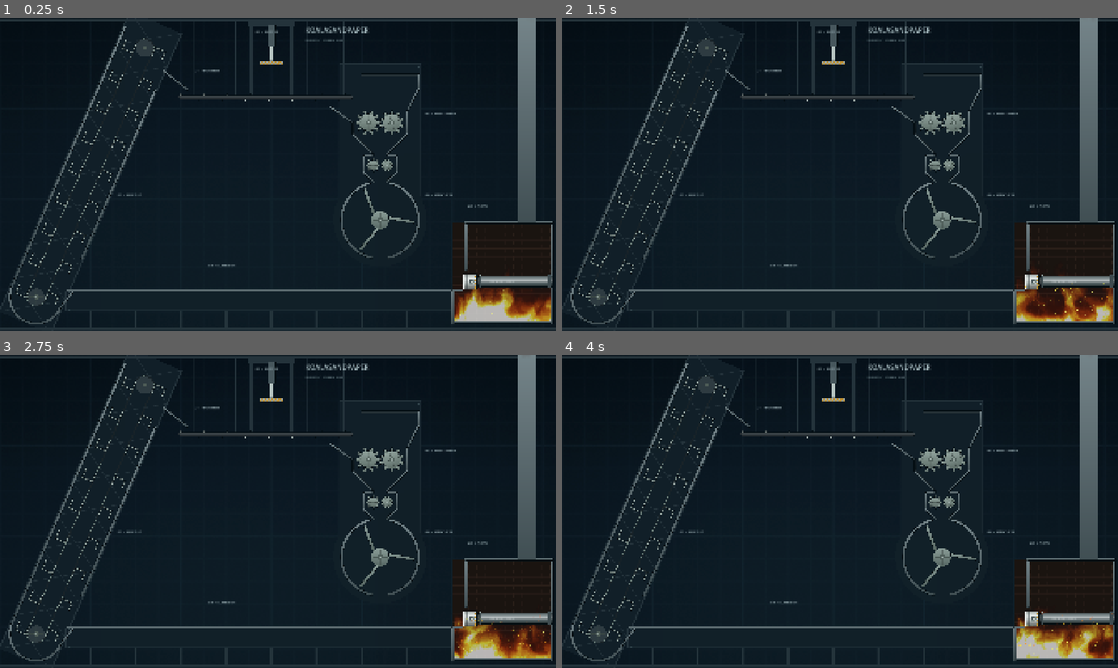
Above: before the commit, frames 1-4 (two rows, left to right).
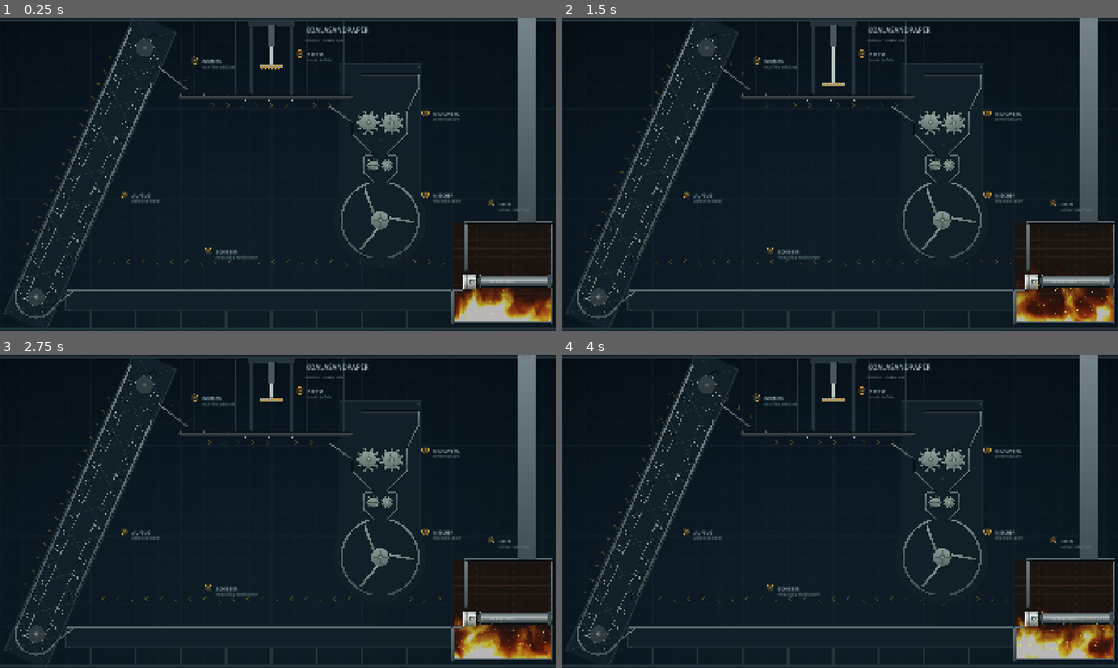
Above: after the commit, the same moments.

Repository: Shik3i/KoalaSandPaper
Game: Godot game, scene res://render/main.tscn
Same seed, same stepped clock (60 frames per second), same inputs: the game is played once before the commit and once after it.
Inputs:
- Up to frame 1 (0.25 s): no input
- Up to frame 2 (1.5 s): tap Enter at 0.5 s
- Up to frame 3 (2.75 s): no input
- Up to frame 4 (4 s): no input

The runs differ from the first frame. In frame 1, 2.9% of the frame differs, in the area x 0-94%, y 1-99%; in frame 2, 3.0%; in frame 3, 2.8%; in frame 4, 2.9%.
Error before the commit: Assertion failed: RenderingDevice unavailable (Compatibility renderer or --headless) (res://sim/solver.gd:68)
Error after the commit: Assertion failed: RenderingDevice unavailable (Compatibility renderer or --headless) (res://sim/solver.gd:72)

Commit message:
Local brittle fracture, hydraulic stamp press, small buckets, readability
- Breakage is local: grains under concentrated load chip off as sand;
  a squeezed body breaks only around its most loaded grain (crushed core
  to dust, one or two wedges off along a 20-35 deg shear crack), the rest
  stays whole; strength grows with sqrt(size); 0.2 s cool-down.
- Press is hydraulic with a pressure relief valve modelled on the GPU:
  force sensor on the plate, the plate holds during any step after one
  above the limit, the stroke returns at 70 % of it (stamp blow).
- Elevator: 33 small buckets (16x11 cm, every 40 cm) for a steady stream;
  chute and casing wall extended so the discharge cannot fall between.
- Readability: numbered station badges with one-line descriptions,
  drifting flow chevrons along the material path, fuller sand.
- Tools: shader caches dropped when a #include changes (Godot only
  re-imports a .glsl when its own checksum changes - earlier edits to
  common.glsli had silently run stale kernels).
- q_press test (one blow, damage must stay local).

All tests and both audits pass; T8: 0 clamps, 0 out-of-world.

Co-Authored-By: Claude Opus 5.5 <noreply@anthropic.com>

Diff:
--- a/godot/machine/factory.gd
+++ b/godot/machine/factory.gd
@@ -11,6 +11,8 @@
 
 const BELT_SPEED := 0.45
 const PRESS_X := 6.0
+## Press force limit in grain weights (a tetromino cracks at ~2000).
+const PRESS_FORCE := 2600.0
 const ROTOR_OMEGA := -0.8
 const OUTLET_HALF := 12.0  # deg, bottom outlet half aperture (35 cm)
 const OUTLET_A0 := 206.8  # side outlet (T5 mixer test geometry)
@@ -19,6 +21,9 @@
 const Y_A := 5.20
 const Y_FLOOR := 0.90
 const ELEV_SPEED := 0.5
+## Elevator buckets: outward width × depth (m) and spacing along the chain.
+const BUCKET_SIZE := Vector2(0.16, 0.11)
+const BUCKET_PITCH := 0.4
 ## Pusher head (car-piston sized: 32 × 34 cm), sweep period and telescopic stages.
 const PUSHER_HALF := Vector2(0.16, 0.17)
 const PUSHER_PERIOD := 18.0
@@ -47,8 +52,8 @@
 var elev_rs := 0.2
 var floor_x := Vector2(1.5, 10.2)
 var furnace := Rect2(10.0, 0.2, 2.2, 2.2)
-## Station label anchors (world m).
-var stations := {}
+## Station labels (see _init).
+var stations: Array[Dictionary] = []
 ## Map: "factory" (rotor mixer) or "galton" (Galton board with bins and a slide gate).
 var map := "factory"
 ## Galton map: x of the bin centres, bins' bottom/top, gate body.
@@ -71,11 +76,17 @@
 		rotor_body = build_bowl(self, bowl_c, bowl_r)
 	_pusher()
 	_furnace()
-	stations = {
-		"01 / FORMEN": Vector2(4.3, 5.75), "02 / PRESSE": Vector2(5.65, 6.6),
-		"03 / MAHLWERK": Vector2(9.4, 4.8), "04 / MISCHEN" if map != "galton" else "04 / GALTONBRETT": Vector2(9.4, 3.0),
-		"05 / SCHIEBER": Vector2(4.6, 1.45), "06 / OFEN": Vector2(10.35, 2.75), "07 / AUFZUG": Vector2(2.6, 3.0),
-	}
+	# Station labels: number, name, what happens there (anchor = label position).
+	stations = [
+		{"n": "01", "name": "FORMEN", "sub": "neue Teile aufs Band", "at": Vector2(4.3, 5.95)},
+		{"n": "02", "name": "PRESSE", "sub": "knackt die Teile", "at": Vector2(6.62, 6.1)},
+		{"n": "03", "name": "MAHLWERK", "sub": "zermahlt zu Sand", "at": Vector2(9.4, 4.8)},
+		{"n": "04", "name": "GALTONBRETT" if map == "galton" else "MISCHER",
+			"sub": "verteilt den Sand" if map == "galton" else "mischt die Farben", "at": Vector2(9.4, 3.0)},
+		{"n": "05", "name": "SCHIEBER", "sub": "halb zurück, halb ins Feuer", "at": Vector2(4.6, 1.75)},
+		{"n": "06", "name": "OFEN", "sub": "verbrennt den Sand", "at": Vector2(10.85, 2.8)},
+		{"n": "07", "name": "AUFZUG", "sub": "zurück nach oben", "at": Vector2(2.75, 3.0)},
+	]
 	update(0.0)
 
 
@@ -132,14 +143,19 @@
 	var t := elev_top
 	var rs := elev_rs
 	var l := chain_length(b, t, rs)
-	var n := int(l / 0.7)
+	# Many small buckets (≈ 600 grains each) close together: the pit is emptied in
+	# a steady stream, not in a few big gulps.
+	var n := int(l / BUCKET_PITCH)
+	var w := BUCKET_SIZE.x
+	var d := BUCKET_SIZE.y
+	var th := 0.01
 	for k in n:
 		var body := add_body(Vector2.ZERO, 0.0, "bucket")
 		chain_fixed(body, b, t, rs, -ELEV_SPEED, k * l / n)
 		# Local frame: +y = travel (mouth), -x = outside of the loop.
-		add_prim(body, BOX, [0.13, 0.012, 0.006], Vector2(-0.13, -0.21), 0.0, 1, 0, 0.0, "bucket")
-		add_prim(body, BOX, [0.012, 0.11, 0.006], Vector2(-0.012, -0.11), 0.0, 1, 0, 0.0, "bucket")
-		add_prim(body, BOX, [0.012, 0.11, 0.006], Vector2(-0.248, -0.11), 0.0, 1, 0, 0.0, "bucket")
+		add_prim(body, BOX, [w * 0.5, th, 0.005], Vector2(-w * 0.5, -d), 0.0, 1, 0, 0.0, "bucket")
+		add_prim(body, BOX, [th, d * 0.5, 0.005], Vector2(-th, -d * 0.5), 0.0, 1, 0, 0.0, "bucket")
+		add_prim(body, BOX, [th, d * 0.5, 0.005], Vector2(-w + th, -d * 0.5), 0.0, 1, 0, 0.0, "bucket")
 		buckets.append(body)
 	for c in [b, t]:
 		var sp := add_body(c, 0.0, "sprocket")
@@ -148,8 +164,8 @@
 	# Pit: arc under the boot sprocket from the -n side (156°) round to the +n side (336°).
 	var u := (t - b).normalized()
 	var nrm := Vector2(u.y, -u.x)
-	# Bucket corner radius around the sprocket: sqrt((rs + depth)² + length²), + 7.5 cm (5 cm clear of the 2.5 cm wall).
-	var pit := Vector2(rs + 0.26, 0.222).length() + 0.075
+	# Bucket corner radius around the sprocket: |(rs + width, depth + wall)|, + 7.5 cm (5 cm clear of the 2.5 cm wall).
+	var pit := Vector2(rs + w, d + th).length() + 0.075
 	add_arc(b, pit, 0.025, (-nrm).angle(), nrm.angle() + TAU)
 	# Feed plate (43°) from the floor end down into the pit, outside the bucket sweep.
 	var pit_end := b + nrm * pit
@@ -163,10 +179,12 @@
 	add_segment(left0, left0 + up * ((t - b).length() + 0.25), 0.025)
 	var right0 := b + nrm * pit
 	var s_lo := (1.6 - right0.y) / up.y
-	var s_hi := (5.3 - right0.y) / up.y
+	var s_hi := (5.45 - right0.y) / up.y
 	add_segment(right0 + up * s_lo, right0 + up * s_hi, 0.025)
-	# Head chute onto belt A (37°), ≥ 5 cm clear of the return-strand buckets and cleats.
-	add_segment(Vector2(3.62, 5.74), Vector2(4.15, 5.33), 0.02)
+	# Head chute onto belt A (37°), reaching back over the casing wall so the
+	# discharge of the small buckets cannot fall between them; clear of the
+	# return-strand buckets and the cleats (clearance audit).
+	add_segment(Vector2(3.5, 5.83), Vector2(4.15, 5.33), 0.02)
 	# Floor drain: spill that misses every machine is recycled (counted on sink 3).
 	add_sink(Vector2(0.0, -0.1), Vector2(WORLD.x, 0.12), 3)
 
@@ -191,11 +209,14 @@
 
 
 func _press() -> void:
-	# Head bottom travels from 5.87 down to 5.37 (17 cm above the belt): flat
-	# pieces pass, tall ones are crushed and shatter.
+	# Hydraulic press with a pressure relief valve: the head comes down (to 17 cm
+	# above the belt at most) until the resistance reaches PRESS_FORCE, enough to
+	# crack a whole piece, then rises again. Rubble that holds is left for the
+	# shredder; a kinematic (infinitely strong) press pulverised every fragment.
 	press_body = add_body(Vector2(PRESS_X, 5.92), 0.0, "press")
-	piston(press_body, Vector2(0.0, -1.0), 0.50, 3.3)
-	add_prim(press_body, BOX, [0.26, 0.05, 0.01], Vector2.ZERO, 0.0, 1, 0, 0.0, "piston")
+	hydraulic(press_body, Vector2(0.0, -1.0), 0.50, 3.3, 0.32, 0.5, PRESS_FORCE * SimConst.mass(SimConst.SAND_DENSITY) * SimConst.G, 0)
+	var pk := add_prim(press_body, BOX, [0.26, 0.05, 0.01], Vector2.ZERO, 0.0, 1, FLAG_SENSE, 0.0, "piston")
+	prims[pk].sink_id = 0
 	add_prim(press_body, BOX, [0.035, 0.3, 0.0], Vector2(0.0, 0.35), 0.0, 1, FLAG_VISUAL, 0.0, "rod")
 
 
@@ -359,6 +380,23 @@
 	return s
 
 
+## Material flow for the arrow overlay: polylines (world m) in flow direction.
+func flow_paths() -> Array[PackedVector2Array]:
+	var u := (elev_top - elev_bottom).normalized()
+	var nrm := Vector2(u.y, -u.x)
+	var side := elev_bottom - nrm * 0.62
+	var out: Array[PackedVector2Array] = [
+		PackedVector2Array([side + u * 0.6, side + u * ((elev_top - elev_bottom).length() - 0.3)]),
+		PackedVector2Array([Vector2(3.55, 6.0), Vector2(4.25, 5.47)]),
+		PackedVector2Array([Vector2(4.3, 4.98), Vector2(7.55, 4.98)]),
+		PackedVector2Array([Vector2(8.4, 4.32), Vector2(8.4, 3.95)]),
+		PackedVector2Array([bowl_c + Vector2(0.0, -bowl_r - 0.08), bowl_c + Vector2(0.0, -bowl_r - 0.33)]),
+		PackedVector2Array([Vector2(bowl_c.x - 0.35, 1.52), Vector2(floor_x.x + 0.4, 1.52)]),
+		PackedVector2Array([Vector2(bowl_c.x + 0.35, 1.52), Vector2(floor_x.y - 0.1, 1.52)]),
+	]
+	return out
+
+
 ## Machine poses at t, then the ram rod collider stretched from the head's back
 ## face to the barrel mouth (+1 cm into each so there is no seam).
 func update(t: float) -> void:
--- a/godot/machine/machine.gd
+++ b/godot/machine/machine.gd
@@ -12,6 +12,8 @@
 const FLAG_VISUAL := 4
 ## Heat zone: grains inside heat up (glow) and burn (removed, counted on sink_id) when hot.
 const FLAG_HEAT := 8
+## Contact forces on this prim are summed into force sensor `sink_id` (GpuSolver.sensors).
+const FLAG_SENSE := 16
 const MU := Vector2(0.6249, 0.6249)
 ## Coarse collider grid (CPU-built per frame): cell size and max prims per cell.
 const PCELL := 0.2
@@ -57,6 +59,48 @@
 ## a ≠ 0 makes it run slower on one side (|a| < 1 keeps it moving).
 func piston_swept(body: int, axis: Vector2, stroke: float, period: float, a: float) -> void:
 	bodies[body].motion = {"kind": "swept", "axis": axis.normalized(), "stroke": stroke, "period": period, "a": a}
+
+
+## Force-limited hydraulic stroke (pressure relief valve): every `period` s the
+## body travels along `axis` at v_down until it reaches `stroke` or the force on
+## its FLAG_SENSE prims (sensor `sensor`) exceeds f_max, then returns at v_up.
+## Stateful, advanced by drive(); pose() falls back to a plain piston of the same
+## stroke when undriven (audits sample arbitrary times).
+func hydraulic(body: int, axis: Vector2, stroke: float, period: float, v_down: float, v_up: float,
+		f_max: float, sensor: int) -> void:
+	bodies[body].motion = {"kind": "hydraulic", "axis": axis.normalized(), "stroke": stroke, "period": period,
+		"v_down": v_down, "v_up": v_up, "f_max": f_max, "sensor": sensor, "driven": false, "y": 0.0, "vy": 0.0,
+		"state": 0, "cycle": -1, "stalls": 0}
+
+
+## Advances stateful drives by dt at time t with the solver's sensor forces
+## (force on the grains, so the machine feels the opposite).
+func drive(dt: float, t: float, sensors: Array) -> void:
+	for b in bodies:
+		var m: Dictionary = b.motion
+		if m.kind != "hydraulic":
+			continue
+		m.driven = true
+		var cycle := floori(t / m.period)
+		if cycle != m.cycle:
+			m.cycle = cycle
+			m.state = 1
+		var load: float = (sensors[m.sensor] as Vector2).dot(m.axis)
+		m.max_load = maxf(m.get("max_load", 0.0), load)
+		m.vy = 0.0
+		if m.state == 1:
+			m.vy = m.v_down
+			# Return once the load approaches the limit (the GPU holds the head at
+			# the limit meanwhile): a stamp blow, not a grind.
+			if m.y >= m.stroke or load > 0.7 * m.f_max:
+				m.state = 2
+				m.stalls += int(load > 0.7 * m.f_max)
+		if m.state == 2:
+			m.vy = -m.v_up
+			if m.y <= 0.0:
+				m.state = 0
+				m.vy = 0.0
+		m.y = clampf(m.y + m.vy * dt, 0.0, m.stroke)
 
 
 ## Telescopic stage: pose = anchor + (target pose + target_off - anchor) * f + off.
@@ -268,6 +312,11 @@
 		"loop":
 			var lp := loop_pose(m.p0, m.p1, m.rr, m.s0 + m.speed * t)
 			return [lp[0], b.home_angle + lp[1]]
+		"hydraulic":
+			if m.driven:
+				return [b.home + m.axis * m.y, b.home_angle]
+			var hp: float = TAU * t / m.period
+			return [b.home + m.axis * m.stroke * (1.0 - cos(hp)) * 0.5, b.home_angle]
 		"follow":
 			var tp: Vector2 = pose(bodies[m.target], t)[0] + m.target_off
 			return [m.anchor + (tp - m.anchor) * m.f + m.off, b.home_angle]
@@ -289,6 +338,9 @@
 		var dt := (t + e) - maxf(t - e, 0.0)
 		b.vel = (p1[0] - p0[0]) / dt
 		b.omega = wrapf(p1[1] - p0[1], -PI, PI) / dt
+	for b in bodies:
+		if b.motion.kind == "hydraulic" and b.motion.driven:
+			b.vel = b.motion.axis * b.motion.vy
 
 
 ## World transform of a body at the current time.
@@ -299,7 +351,24 @@
 func pack_bodies() -> PackedFloat32Array:
 	var f := PackedFloat32Array()
 	for b in bodies:
-		f.append_array([b.pos.x, b.pos.y, b.angle, 0.0, b.vel.x, b.vel.y, b.omega, 0.0])
+		# w: force-sensor id + 1 for force-limited (hydraulic) bodies (colliders.glsli).
+		var sense: float = b.motion.sensor + 1.0 if b.motion.kind == "hydraulic" else 0.0
+		f.append_array([b.pos.x, b.pos.y, b.angle, sense, b.vel.x, b.vel.y, b.omega, 0.0])
+	return f
+
+
+## Per sensor (4): axis.xy, force limit, commanded speed along the axis.
+func pack_sensors() -> PackedFloat32Array:
+	var f := PackedFloat32Array()
+	f.resize(16)
+	for b in bodies:
+		var m: Dictionary = b.motion
+		if m.kind == "hydraulic":
+			var o: int = 4 * m.sensor
+			f[o] = m.axis.x
+			f[o + 1] = m.axis.y
+			f[o + 2] = m.f_max
+			f[o + 3] = m.vy if m.driven else 0.0
 	return f
 
 
@@ -402,7 +471,7 @@
 	var g := pack_grid(SimConst.DT)
 	if _prim_bytes.size() != prims.size() * 64:
 		_prim_bytes = pack_prims()
-	solver.set_colliders(pack_bodies(), _prim_bytes, g, grid_dims(), bounds)
+	solver.set_colliders(pack_bodies(), _prim_bytes, g, grid_dims(), bounds, pack_sensors())
 
 
 ## CPU mirror of colliders.glsli prim_sdf (spawn placement, tests).
--- a/godot/render/backdrop.gd
+++ b/godot/render/backdrop.gd
@@ -20,8 +20,8 @@
 	# Elevator casing: a band along the incline behind the chain.
 	var u := (f.elev_top - f.elev_bottom).normalized()
 	var n := Vector2(u.y, -u.x)
-	# Behind the casing walls (pit radius 0.58 m from the chain centre line).
-	var w := 0.62
+	# Behind the casing walls (pit radius from the chain centre line + margin).
+	var w := Vector2(f.elev_rs + Factory.BUCKET_SIZE.x, Factory.BUCKET_SIZE.y + 0.01).length() + 0.12
 	var a := f.elev_bottom - u * 0.62
 	var b := f.elev_top + u * 0.62
 	_poly([a - n * w, a + n * w, b + n * w, b - n * w], PANEL)
--- /dev/null
+++ b/godot/render/flow.gd
@@ -0,0 +1,51 @@
+class_name FlowArrows
+extends Node2D
+## Faint chevrons drifting along the material path (Factory.flow_paths), so the
+## loop reads at a glance on a wallpaper. No physics.
+
+const COLOR := Color(0.88, 0.66, 0.23, 0.32)
+const SPACING := 0.32
+const SPEED := 0.35
+
+var factory: Factory
+var px_per_m := 100.0
+var world_h := 1.0
+var _paths: Array[PackedVector2Array] = []
+var _t := 0.0
+
+
+func _ready() -> void:
+	_paths = factory.flow_paths()
+
+
+func _process(delta: float) -> void:
+	_t += delta
+	queue_redraw()
+
+
+func to_px(p: Vector2) -> Vector2:
+	return Vector2(p.x, world_h - p.y) * px_per_m
+
+
+func _draw() -> void:
+	var size := 0.06
+	var w := maxf(1.5, 0.012 * px_per_m)
+	for path in _paths:
+		var a := path[0]
+		var b := path[path.size() - 1]
+		var l := a.distance_to(b)
+		var d := (b - a) / l
+		var n := Vector2(-d.y, d.x)
+		var s := fposmod(_t * SPEED, SPACING)
+		while s < l:
+			# Fade in and out at the ends of each path.
+			var fade := clampf(minf(s, l - s) / 0.25, 0.0, 1.0)
+			var c := Color(COLOR, COLOR.a * fade)
+			var p := a + d * s
+			_ci_chevron(p, d, n, size, c, w)
+			s += SPACING
+
+
+func _ci_chevron(p: Vector2, d: Vector2, n: Vector2, size: float, c: Color, w: float) -> void:
+	var tip := to_px(p + d * size * 0.5)
+	draw_polyline(PackedVector2Array([to_px(p - d * size * 0.5 + n * size), tip, to_px(p - d * size * 0.5 - n * size)]), c, w, true)
--- a/godot/render/hud.gd
+++ b/godot/render/hud.gd
@@ -26,11 +26,12 @@
 	add_child(root)
 	_label(root, "KOALASANDPAPER", Vector2(6.75, 6.64), 0.16, INK)
 	_label(root, "KINETIC STUDY 001", Vector2(6.75, 6.42), 0.09, DIM)
-	var lines := Lines.new()
-	lines.hud = self
-	root.add_child(lines)
-	for k in f.stations:
-		_label(root, k, f.stations[k], 0.095, INK)
+	var badges := Badges.new()
+	badges.hud = self
+	root.add_child(badges)
+	for st in f.stations:
+		_label(root, st.name, st.at + Vector2(0.17, 0.0), 0.105, INK)
+		_label(root, st.sub, st.at + Vector2(0.17, -0.13), 0.072, DIM)
 	_burned = _label(root, "", Vector2(9.55, 6.62), 0.095, ACCENT)
 	_active = _label(root, "", Vector2(9.55, 6.44), 0.095, INK)
 	_lift = _label(root, "", Vector2(9.55, 6.26), 0.095, DIM)
@@ -79,12 +80,18 @@
 	return s + out
 
 
-class Lines:
+class Badges:
 	extends Control
-	## Thin leader ticks under each station label.
+	## Station number in a ring left of each label.
 	var hud: Hud
 
 	func _draw() -> void:
-		for k in hud.factory.stations:
-			var p: Vector2 = hud.to_px(hud.factory.stations[k]) + Vector2(0, 0.025 * hud.ppm)
-			draw_line(p, p + Vector2(0.55 * hud.ppm, 0), Hud.ACCENT.darkened(0.3), maxf(1.0, 0.006 * hud.ppm))
+		var font := ThemeDB.fallback_font
+		var r := 0.075 * hud.ppm
+		for st in hud.factory.stations:
+			var c: Vector2 = hud.to_px(st.at + Vector2(0.0, 0.02))
+			draw_circle(c, r, Color(Hud.ACCENT, 0.16))
+			draw_arc(c, r, 0.0, TAU, 32, Hud.ACCENT, maxf(1.0, 0.008 * hud.ppm), true)
+			var fs := int(maxf(8.0, 0.07 * hud.ppm))
+			var w := font.get_string_size(st.n, HORIZONTAL_ALIGNMENT_LEFT, -1, fs).x
+			draw_string(font, c + Vector2(-w * 0.5, fs * 0.35), st.n, HORIZONTAL_ALIGNMENT_LEFT, -1, fs, Hud.ACCENT)
--- a/godot/render/main.gd
+++ b/godot/render/main.gd
@@ -123,6 +123,7 @@
 			_spawn_piece()
 		next_piece += PIECE_PERIOD
 	var c0 := Time.get_ticks_usec()
+	factory.drive(SimConst.DT, t, solver.sensors)
 	factory.update(t)
 	factory.upload(solver)
 	solver.active_n = maxi(pool.high_water, 1)
@@ -214,6 +215,13 @@
 	_add(view, "view")
 	view.bind(solver, ppm)
 
+	var flow := FlowArrows.new()
+	flow.factory = factory
+	flow.px_per_m = ppm
+	flow.world_h = Factory.WORLD.y
+	flow.z_index = 15
+	_add(flow, "flow")
+
 	var front := MachineView.new()
 	front.machine = factory
 	front.px_per_m = ppm
--- a/godot/render/particles.gdshader
+++ b/godot/render/particles.gdshader
@@ -37,6 +37,8 @@
 	// Grains of rigid pieces/chunks are drawn larger and flat (fragment()): they
 	// merge into one solid body instead of a lattice of shaded balls (moiré).
 	if (kind == 4u) radius_px *= 1.5;
+	// Sand a little fuller than its contact radius: heaps read as masses, not dots.
+	else radius_px *= 1.15;
 	if (shadow) {
 		c += vec2(0.45, 0.6) * radius_px;
 		radius_px *= 1.35;
--- a/godot/sim/solver.gd
+++ b/godot/sim/solver.gd
@@ -61,6 +61,10 @@
 ## Contact history buffer read this step (0: hist_a → hist_b, 1: reverse).
 var _hist := 0
 var _n_blocks := 0
+## Mean contact force per step on the grains touching each sensor prim, from the
+## last finished frame (async readback, 1-2 frames old).
+var sensors: Array[Vector2] = [Vector2.ZERO, Vector2.ZERO, Vector2.ZERO, Vector2.ZERO]
+var _sense_pending := false
 
 
 func setup(cap: int, world_size: Vector2, materials: Array = SimConst.MATERIALS) -> void:
@@ -85,7 +89,7 @@
 	_sbuf("body_of", cap * 4, none.to_byte_array())
 	# Bodies: two halves (see body_now in common.glsli); force accumulators: three slots.
 	_sbuf("rb", 2 * MAX_PIECES * BODIES_PER_PIECE * 64)
-	_sbuf("acc", 3 * MAX_PIECES * BODIES_PER_PIECE * ACC_STRIDE * 4)
+	_sbuf("acc", (3 * MAX_PIECES * BODIES_PER_PIECE * ACC_STRIDE + 64) * 4)
 	_sbuf("pieces", MAX_PIECES * 16)
 	_sbuf("plist", MAX_PIECES * MAX_PIECE_GRAINS * 4)
 	_sbuf("stage", MAX_PIECE_GRAINS * 32)
@@ -136,6 +140,10 @@
 		_shaders.append(shader)
 		_pipe[k] = rd.compute_pipeline_create(shader)
 		_set[k] = [_make_set(shader, "a", "b"), _make_set(shader, "b", "a")]
+
+
+func _sense_offset() -> int:
+	return 3 * MAX_PIECES * BODIES_PER_PIECE * ACC_STRIDE * 4
 
 
 ## Stiffness from the contact duration: two reference grains (m_eff = m/2)
@@ -247,7 +255,9 @@
 ## Machine colliders: bodies = 8 floats each, prims = 64 bytes each (see colliders.glsli),
 ## grid = coarse collider grid (Machine.pack_grid) of `dims` cells.
 func set_colliders(bodies: PackedFloat32Array, prims: PackedByteArray, grid: PackedInt32Array, dims: Vector2i,
-		bounds: PackedFloat32Array) -> void:
+		bounds: PackedFloat32Array, sensor_cfg := PackedFloat32Array()) -> void:
+	if sensor_cfg.size() == 16:
+		rd.buffer_update(_buf.acc, _sense_offset() + 48 * 4, 64, sensor_cfg.to_byte_array())
 	assert(bodies.size() <= MAX_BODIES * 8 and prims.size() <= MAX_PRIMS * 64)
 	assert(dims == pgrid_dims, "machine.world must match the solver world")
 	rd.buffer_update(_buf.pgrid, 0, grid.size() * 4, grid.to_byte_array())
@@ -266,6 +276,7 @@
 		rd.buffer_clear(_buf.bin_count, 0, grid.x * grid.y * 4 * 2)
 		_stamp = 1
 	var groups := ceili(float(active_n) / WG)
+	rd.buffer_clear(_buf.acc, _sense_offset(), 32)
 	var cl := rd.compute_list_begin()
 	# Spatial processing order for this frame (count, scan, scatter).
 	var p0 := _push(0.0, 0)
@@ -286,6 +297,14 @@
 	rd.compute_list_end()
 	frames += 1
 	sim_time += frame_dt
+	if not _sense_pending:
+		_sense_pending = true
+		var steps := substeps
+		rd.buffer_get_data_async(_buf.acc, func(data: PackedByteArray) -> void:
+			var f := data.to_float32_array()
+			for k in 4:
+				sensors[k] = Vector2(f[2 * k], f[2 * k + 1]) / steps
+			_sense_pending = false, _sense_offset(), 32)
 
 
 ## State of rigid body b after the last step: (c.x, c.y, angle, alive, v.x, v.y, omega, mass, ...16 floats).
--- /dev/null
+++ b/godot/tests/q_press.gd
@@ -0,0 +1,79 @@
+extends SimTest
+## Press quality: a standing piece (28 cm tall) under the factory press geometry
+## (hydraulic, force-limited, plate down to 17 cm above the bed), one blow. Only
+## the loaded region may fail: pass if something broke and the largest remaining
+## body still holds at least half of the piece (no whole-piece explosion).
+
+const BED := 0.325
+var press := 0
+var n := 0
+
+
+func setup() -> void:
+	machine = Machine.new()
+	machine.world = Vector2(2.0, 1.4)
+	machine.add_segment(Vector2(0.1, BED - 0.025), Vector2(1.9, BED - 0.025), 0.025)
+	press = machine.add_body(Vector2(1.0, BED + 0.17 + 0.50 + 0.05), 0.0, "press")
+	machine.hydraulic(press, Vector2(0.0, -1.0), 0.50, 3.3, 0.32, 0.5,
+		float(args.get("pf", Factory.PRESS_FORCE)) * SimConst.mass(SimConst.SAND_DENSITY) * SimConst.G, 0)
+	var pk := machine.add_prim(press, Machine.BOX, [0.26, 0.05, 0.01], Vector2.ZERO, 0.0, 1, Machine.FLAG_SENSE, 0.0, "piston")
+	machine.prims[pk].sink_id = 0
+	machine.update(0.0)
+	make_solver(4000, machine.world)
+	var rng := Spawn.rng_for(int(args.get("seed", 5)))
+	var origin := Vector2(0.86, BED + 0.002)
+	var piece := Tetromino.make(args.get("shape", "T"), origin, 14, Spawn.SORBET[1], rng)
+	n = piece.size()
+	solver.spawn_piece(0, GpuSolver.slot_range(0, n), piece, origin, Vector2.ZERO)
+
+
+var log_rows: Array = []
+
+
+func tick() -> bool:
+	step()
+	if args.has("log"):
+		var st := solver.read_stats()
+		var mo: Dictionary = machine.bodies[press].motion
+		var info := solver.read_info()
+		var rigid := 0
+		for i in n:
+			rigid += int((info[i] >> 8) & 0xff == 4)
+		var bodies := []
+		if frame >= 70 and frame <= 78:
+			for k in 8:
+				var b := solver.read_body(k)
+				if b[3] > 0.5:
+					bodies.append([k, int(b[15]), snappedf(b[14], 0.1), int(b[8]), int(b[10]), solver._stamp])
+		log_rows.append([frame, str(st.last_crush_at), str(st.last_oob_at), st.broken, snappedf(mo.y, 0.001), mo.state, rigid, snappedf((solver.sensors[0] as Vector2).dot(Vector2(0, -1)), 0.1), bodies])
+	return done()
+
+
+func done() -> bool:
+	return frame >= 200
+
+
+func result() -> Dictionary:
+	var info := solver.read_info()
+	var body := solver.read_floats("body_of").to_byte_array().to_int32_array()
+	var sizes := {}
+	var rigid := 0
+	for i in n:
+		if (info[i] >> 8) & 0xff == 4:
+			rigid += 1
+			sizes[body[i]] = sizes.get(body[i], 0) + 1
+	var chunks: Array = sizes.values()
+	chunks.sort()
+	chunks.reverse()
+	var st := solver.read_stats()
+	var mo: Dictionary = machine.bodies[press].motion
+	if args.has("log"):
+		var changes := []
+		var last := -1
+		for r in log_rows:
+			if r[3] != last or (r[0] >= 70 and r[0] <= 78):
+				changes.append(r)
+				last = r[3]
+		return {"log": changes.slice(0, 60)}
+	return {"stalls": mo.stalls, "max_load": mo.get("max_load", 0.0), "f_max": mo.f_max, "pass": st.broken >= 1 and not chunks.is_empty() and chunks[0] >= 0.5 * n, "grains": n, "rigid_fraction": snappedf(float(rigid) / n, 0.01),
+		"chunks": chunks, "breaks": st.broken, "max_speed": st.max_speed, "clamp": st.clamp}
--- a/godot/tests/sim_test.gd
+++ b/godot/tests/sim_test.gd
@@ -46,6 +46,7 @@
 func step() -> void:
 	if machine:
 		machine.world = solver.world
+		machine.drive(SimConst.DT, solver.sim_time, solver.sensors)
 		machine.update(solver.sim_time)
 		machine.upload(solver)
 	solver.step()
Not shown, added: godot/render/flow.gd.uid
Not shown, changed: godot/sim/dem_rigid.glsl
Not shown, changed: godot/sim/dem_spawn.glsl
Not shown, changed: godot/sim/dem_step.glsl
Not shown, added: godot/tests/q_press.gd.uid
Not shown, changed: docs/NOTES.md
Not shown, changed: godot/sim/colliders.glsli
Not shown, changed: godot/sim/common.glsli
Not shown, changed: godot/tests/run_all.sh
Not shown, changed: godot/tools/lint.sh
Not shown, changed: godot/tools/run.sh
